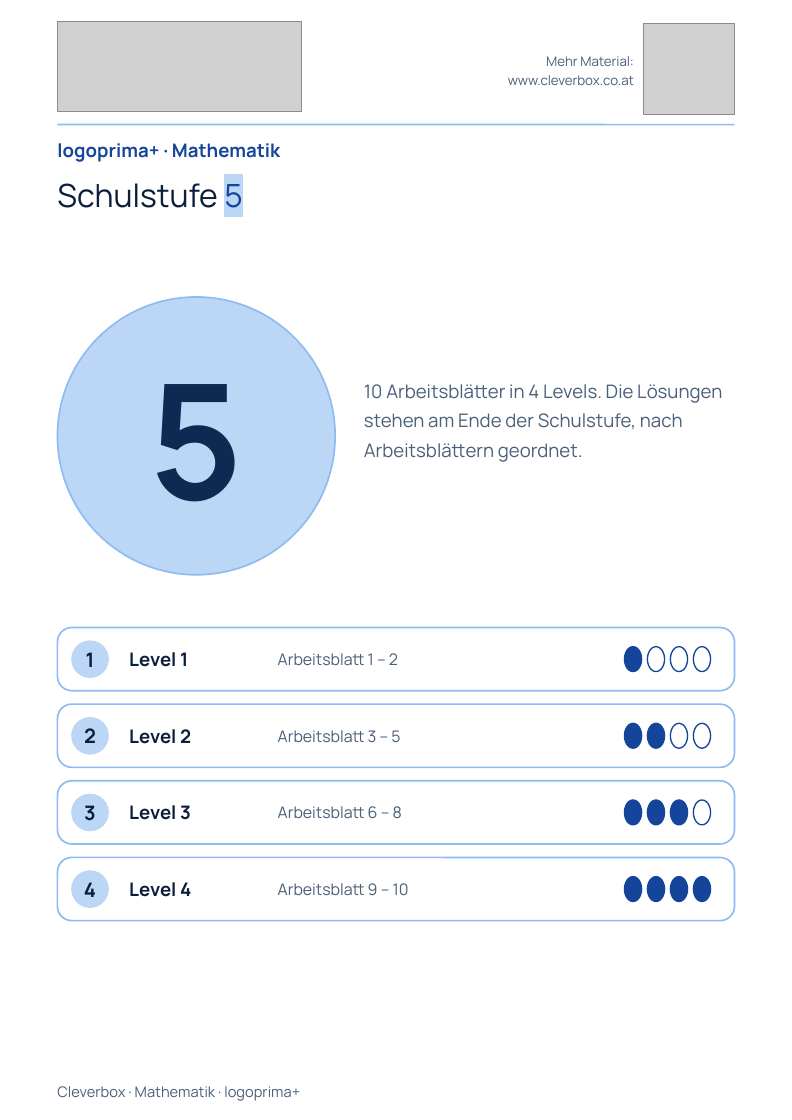
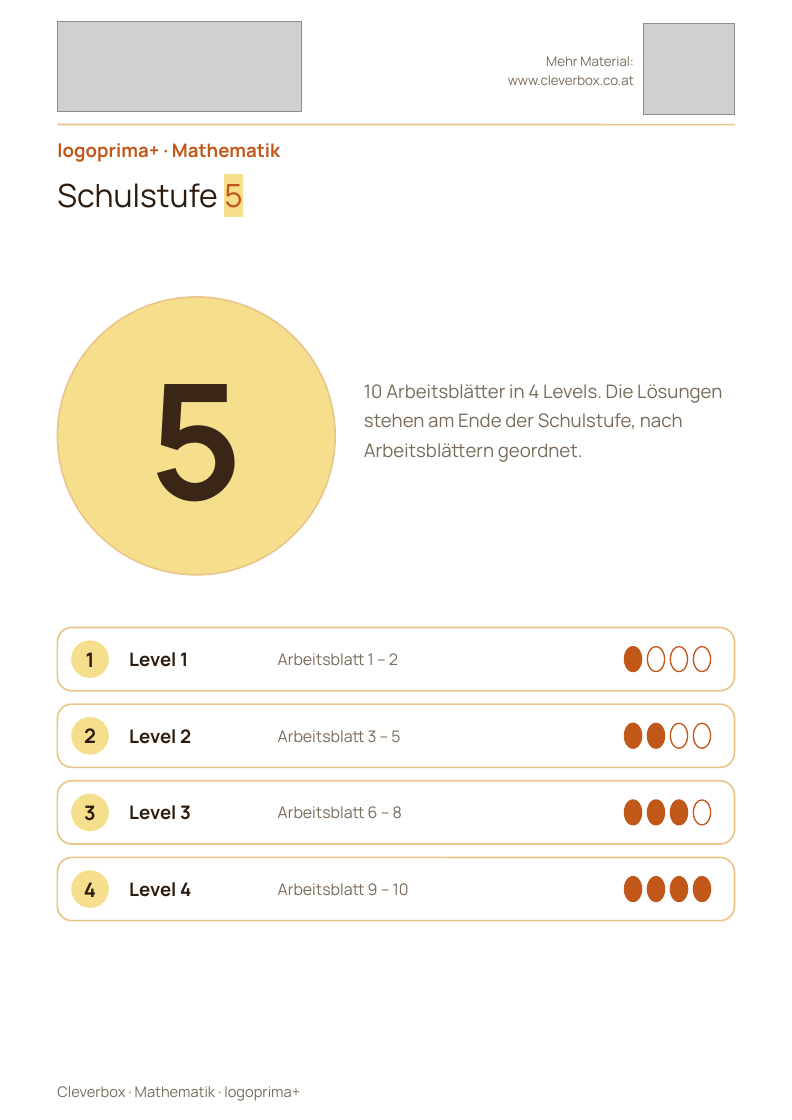
Before and after one commit to arminheske/claudecloud, a slide deck: slide 1 of videoslides/logoprima-schulstufe5.pptx. Drawn at 792x1120 pixels with LibreOffice and Linux fonts; fonts in the diff are those of the drawing; grey boxes stand for pictures. Boxes give left, top, right and bottom in pixels: in the first picture for what was removed or moved away, otherwise in the second. Text is boxed around its words. In the diff, an @@ line names an element or a change of style, - is before the commit and + after.

```diff
--- a/videoslides/logoprima-schulstufe5.pptx
+++ b/videoslides/logoprima-schulstufe5.pptx
@@ text "logoprima+ · Mathematik" at [57, 143, 280, 162]: text colour #14459A to #C2571A @@
@@ line (57, 124) - (735, 124): stroke #8DBBF2 1.25 pt to #EBC58A 1.25 pt @@
@@ text "Schulstufe 5" at [57, 183, 242, 208]: text colour #0B1E3A to #2D1B0E; text colour #14459A to #C2571A, highlight #BCD6F5 to #F6DF8C in "5" @@
@@ text "5" at [150, 384, 244, 502]: text colour #0F2A52 to #3A2616 @@
@@ ellipse at [57, 297, 335, 575]: fill #BCD6F5 to #F6DF8C; outline #8DBBF2 1.25 pt to #EBC58A 1.25 pt @@
@@ outline #14459A 1 pt to #C2571A 1 pt in 6 elements at [647, 646, 665, 671], [670, 646, 688, 671], [693, 646, 711, 671], [670, 723, 688, 748], [693, 723, 711, 748], [693, 800, 711, 825] @@
@@ outline #8DBBF2 1.25 pt to #EBC58A 1.25 pt in 4 elements at [57, 627, 735, 690], [57, 704, 735, 767], [57, 781, 735, 844], [57, 857, 735, 920] @@
@@ text colour #0B1E3A to #2D1B0E in 8 elements at [86, 652, 95, 667], [129, 652, 188, 667], [84, 728, 96, 743], [129, 729, 191, 744], [84, 805, 96, 821], [129, 805, 191, 820], [84, 882, 96, 897], [129, 882, 191, 897] @@
@@ fill #BCD6F5 to #F6DF8C; outline #BCD6F5 1 pt to #F6DF8C 1 pt in 4 elements at [72, 641, 108, 677], [72, 717, 108, 754], [72, 794, 108, 830], [72, 871, 108, 907] @@
@@ fill #14459A to #C2571A; outline #14459A 1 pt to #C2571A 1 pt in 10 elements at [624, 646, 642, 671], [624, 723, 642, 748], [647, 723, 665, 748], [624, 800, 642, 825], [647, 800, 665, 825], [670, 800, 688, 825], [624, 876, 642, 901], [647, 876, 665, 901], [670, 876, 688, 901], [693, 876, 711, 901] @@
@@ text colour #4A5F7A to #7A6A5A in 7 elements at [508, 56, 634, 85], [364, 384, 722, 462], [278, 653, 398, 665], [278, 730, 400, 742], [278, 806, 402, 818], [278, 883, 409, 895], [57, 1086, 300, 1101] @@
```
Also in this commit, not shown: 11 other slides changed, 2 other files.
